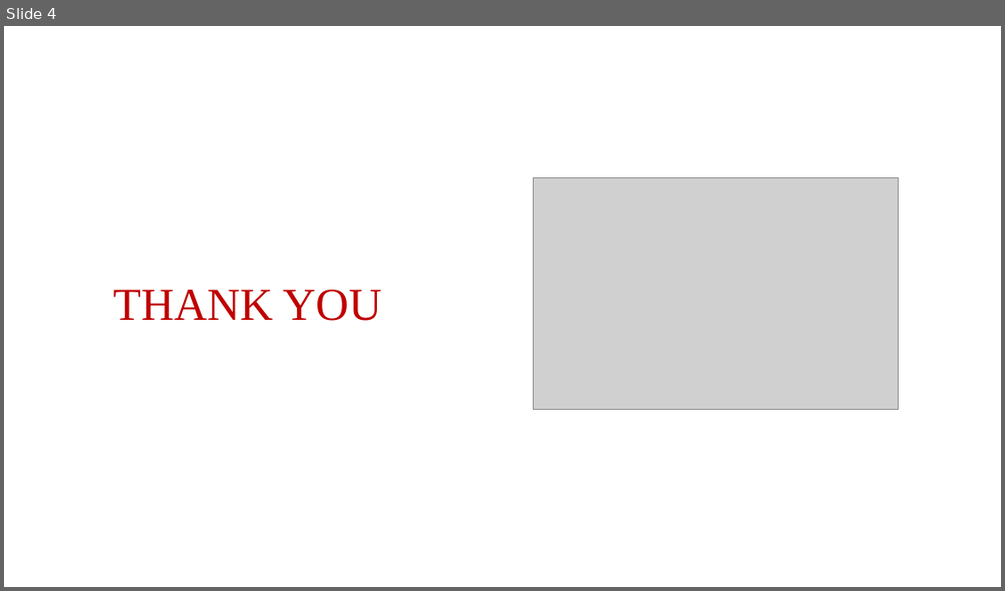
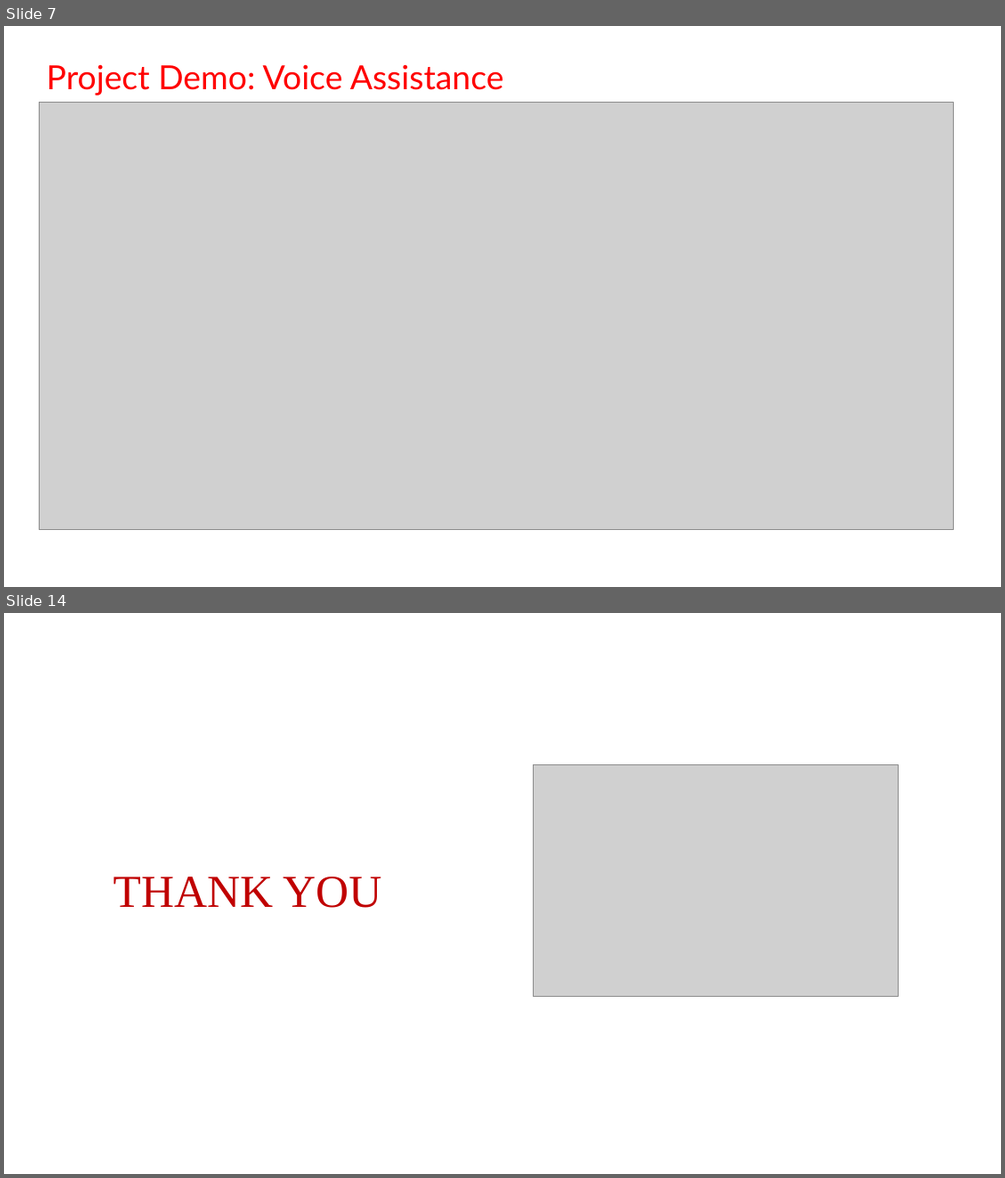
Before and after one commit to VijayShinde1996/AI_Powered_Assistant_Visually_Impaired_Individuals, a slide deck: Innomatics_Project_Report.pptx. Shown one above the other, each under a label of ours: slide 4 before the commit, slides 7 and 14 after it; the slides between them are not shown. The pictures are 1005x591 and 1005x1178 pixels, drawn with LibreOffice and Linux fonts; fonts in the diff are those of the drawing; grey boxes stand for pictures; background and template pictures are left out. Boxes give left, top, right and bottom in pixels: in the first picture for what was removed or moved away, otherwise in the second. Text is boxed around its words. In the diff, an @@ line names an element or a change of style, - is before the commit and + after.

```diff
--- a/Innomatics_Project_Report.pptx
+++ b/Innomatics_Project_Report.pptx
@@ slide 7 added at box(4, 26, 1001, 587), background #FFFFFF @@
@@ text added at box(47, 64, 504, 95), 32 pt, text #FF0000 @@
+Project Demo: Voice Assistance
@@ picture added at box(39, 103, 954, 529) @@
@@ what was slide 4 is now slide 14 @@
```
Also in this commit, not shown: 12 other slides added, 3 slides removed, 4 other files.
